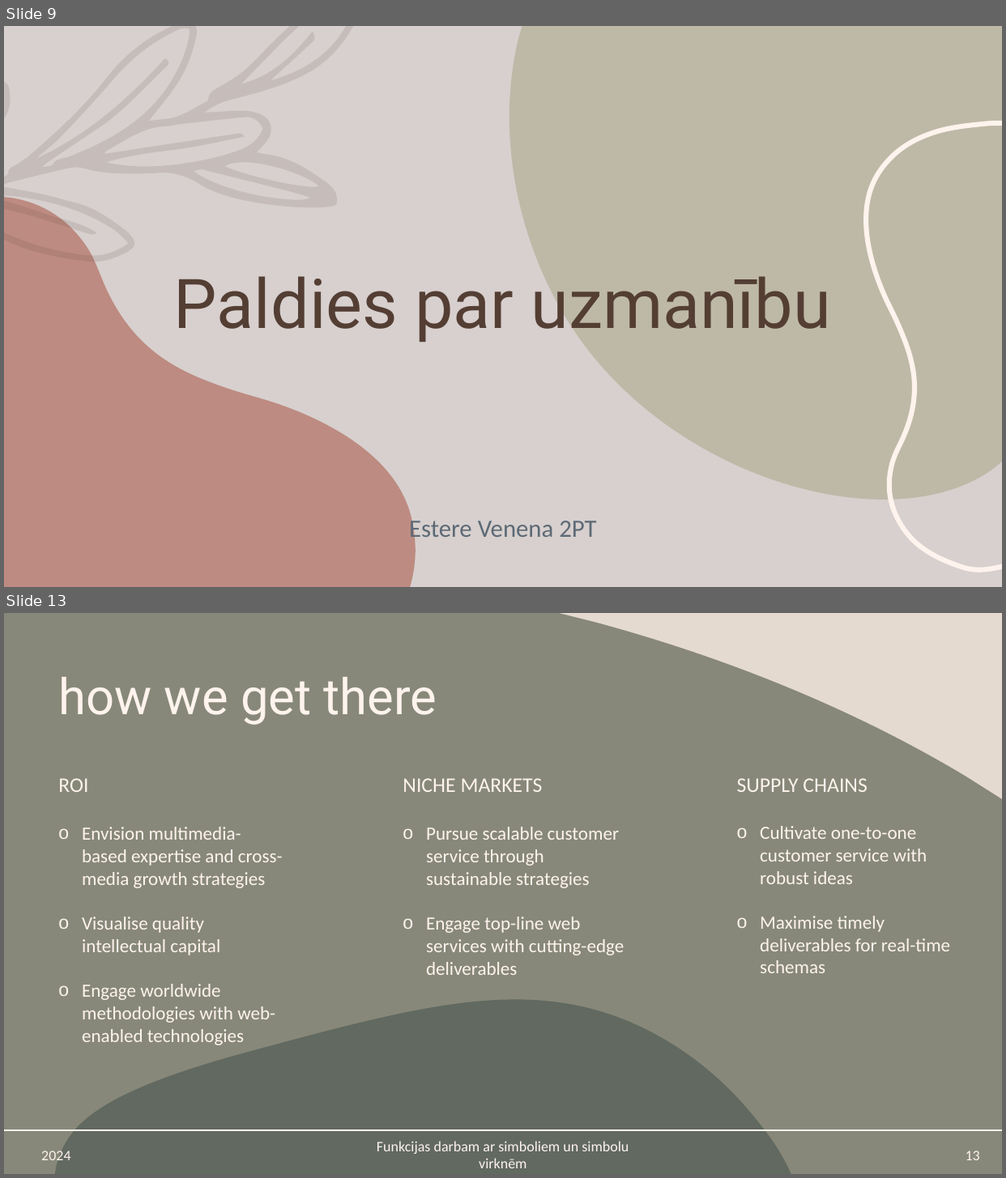
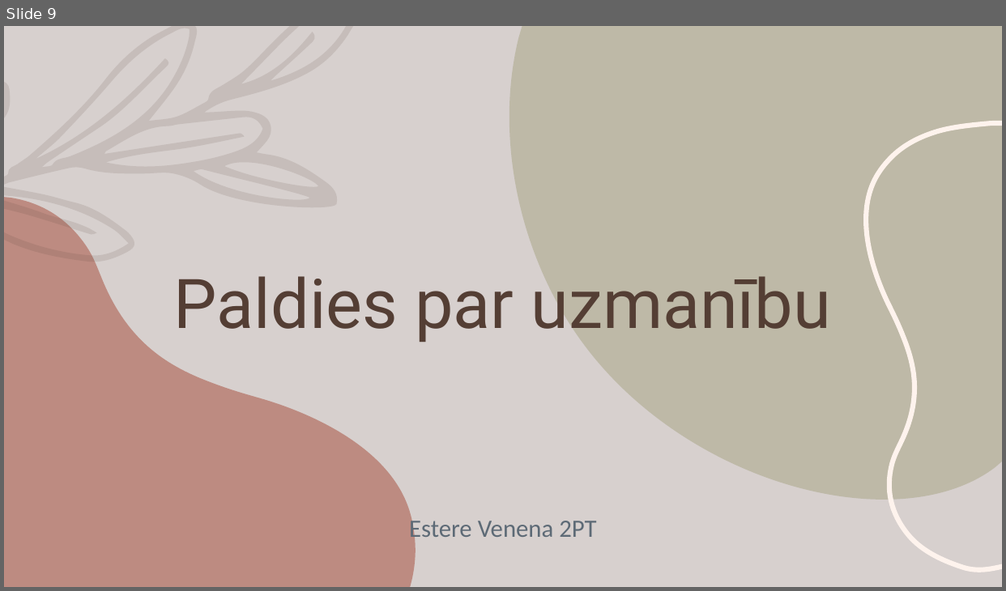
Before and after one commit to EstereVenena/Eksamens, a slide deck: Mācību materiāls.pptx. Shown one above the other, each under a label of ours: slides 9 and 13 before the commit, slide 9 after it; the slides between them are not shown. The pictures are 1006x1178 and 1006x591 pixels, drawn with LibreOffice and Linux fonts; fonts in the diff are those of the drawing. Boxes give left, top, right and bottom in pixels: in the first picture for what was removed or moved away, otherwise in the second. Text is boxed around its words. In the diff, an @@ line names an element or a change of style, - is before the commit and + after.

```diff
--- a/Mācību materiāls.pptx
+++ b/Mācību materiāls.pptx
@@ slide 13 removed at [4,613,1002,1174], background #E5DACF @@
@@ freeform shape removed at [4,613,1002,1174] @@
@@ title removed at [58,677,437,725] @@
-how we get there
@@ text removed at [58,778,88,792] @@
-ROI
@@ text removed at [403,778,543,792] @@
-NICHE MARKETS
@@ text removed at [737,778,867,792] @@
-SUPPLY CHAINS
@@ text removed at [82,827,283,1046] @@
-o Envision multimedia-based expertise and cross-media growth strategies
-o Visualise quality intellectual capital
-o Engage worldwide methodologies with web-enabled technologies
@@ text removed at [426,827,624,975] @@
-o Pursue scalable customer service through sustainable strategies
-o Engage top-line web services with cutting-edge deliverables
@@ text removed at [760,826,950,973] @@
-o Cultivate one-to-one customer service with robust ideas
-o Maximise timely deliverables for real-time schemas
@@ freeform shape removed at [55,1000,791,1174] @@
@@ line removed from (4, 1131) to (1002, 1131) @@
@@ text removed at [377,1141,629,1169] @@
-Funkcijas darbam ar simboliem un simbolu virknēm
@@ text removed at [41,1151,70,1161] @@
-2024
@@ page number removed at [965,1151,980,1161] @@
-13
```
Also in this commit, not shown: 1 slide changed, 3 other slides removed.
